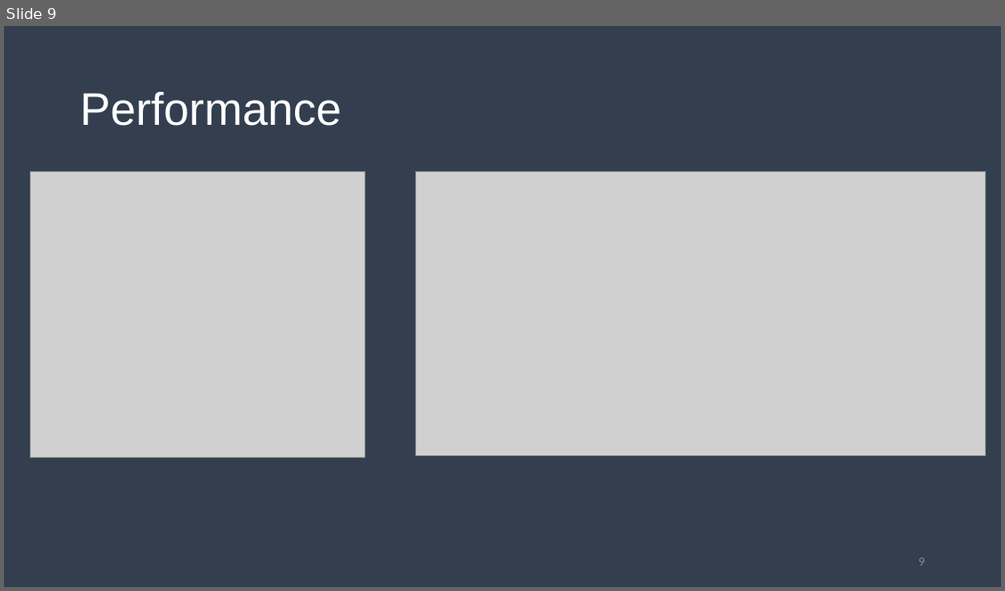
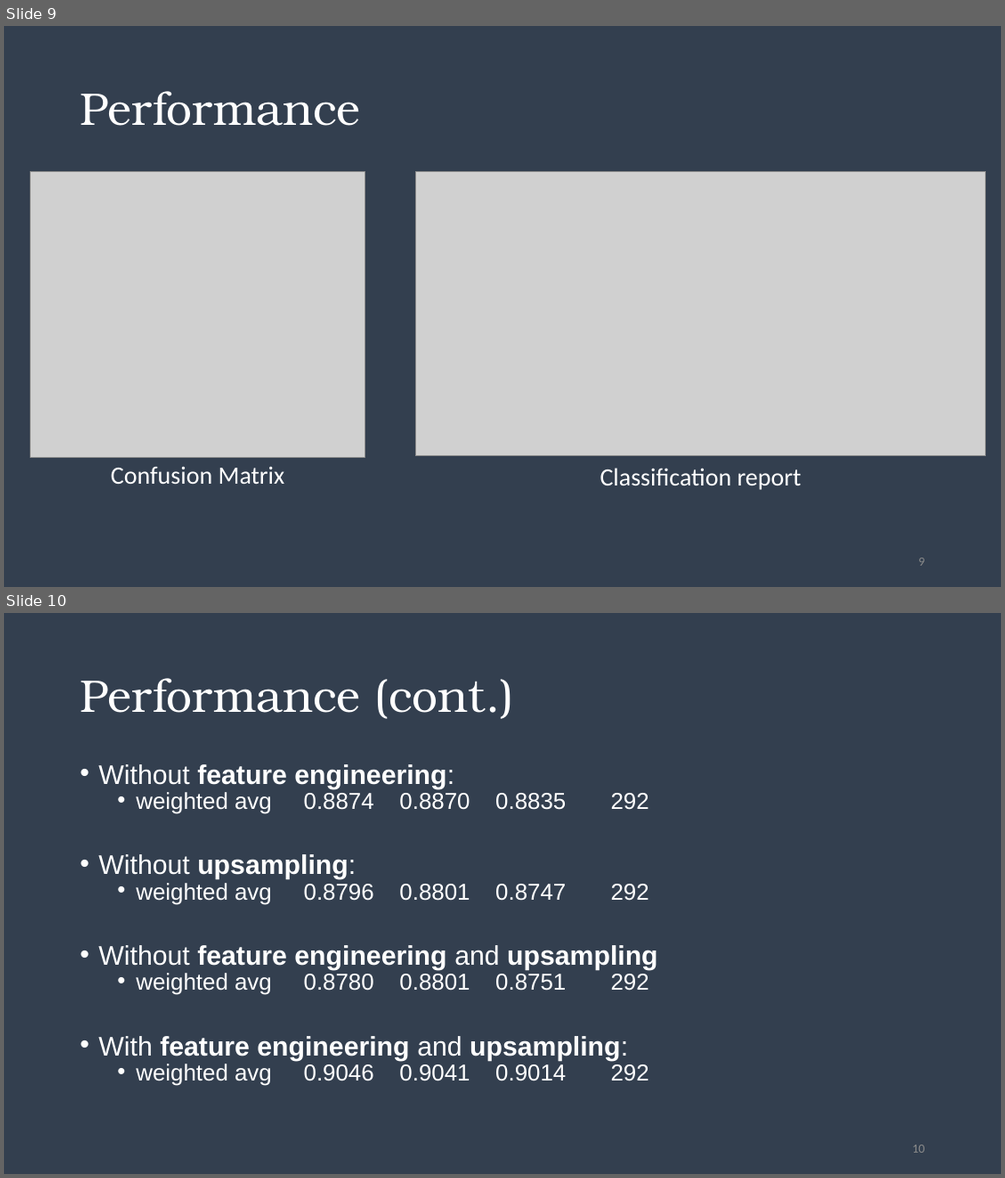
Before and after one commit to liamti5/Real-Estate-Price-Class-Estimation-UZH, a slide deck: Introduction to Machine Learning.pptx. Shown one above the other, each under a label of ours: slide 9 before the commit, slides 9 and 10 after it. The pictures are 1005x591 and 1005x1178 pixels, drawn with LibreOffice and Linux fonts; fonts in the diff are those of the drawing; grey boxes stand for pictures. Boxes give left, top, right and bottom in pixels: in the first picture for what was removed or moved away, otherwise in the second. Text is boxed around its words. In the diff, an @@ line names an element or a change of style, - is before the commit and + after.

```diff
--- a/Introduction to Machine Learning.pptx
+++ b/Introduction to Machine Learning.pptx
@@ slide 10 added at (4,613,1001,1174), background #333F50 @@
@@ title added at (80,678,514,719), 44 pt, text #FFFFFF @@
+Performance (cont.)
@@ text added at (98,764,657,1086), 22.2 pt, text #FFFFFF @@
+• Without feature engineering:
+  • weighted avg 0.8874 0.8870 0.8835 292
+• Without upsampling:
+  • weighted avg 0.8796 0.8801 0.8747 292
+• Without feature engineering and upsampling
+  • weighted avg 0.8780 0.8801 0.8751 292
+• With feature engineering and upsampling:
+  • weighted avg 0.9046 0.9041 0.9014 292
@@ page number added at (912,1144,924,1152), 12 pt, text #8C8C8C @@
+10
@@ slide 9 changed as well @@
@@ title "Performance" at (80,91,360,126): font Arial to TeX Gyre Bonum @@
@@ text added at (111,466,285,483), 24 pt, text #FFFFFF @@
+Confusion Matrix
@@ text added at (600,467,801,490), 24 pt, text #FFFFFF @@
+Classification report
```
Also in this commit, not shown: 8 other slides changed, 2 other files.
